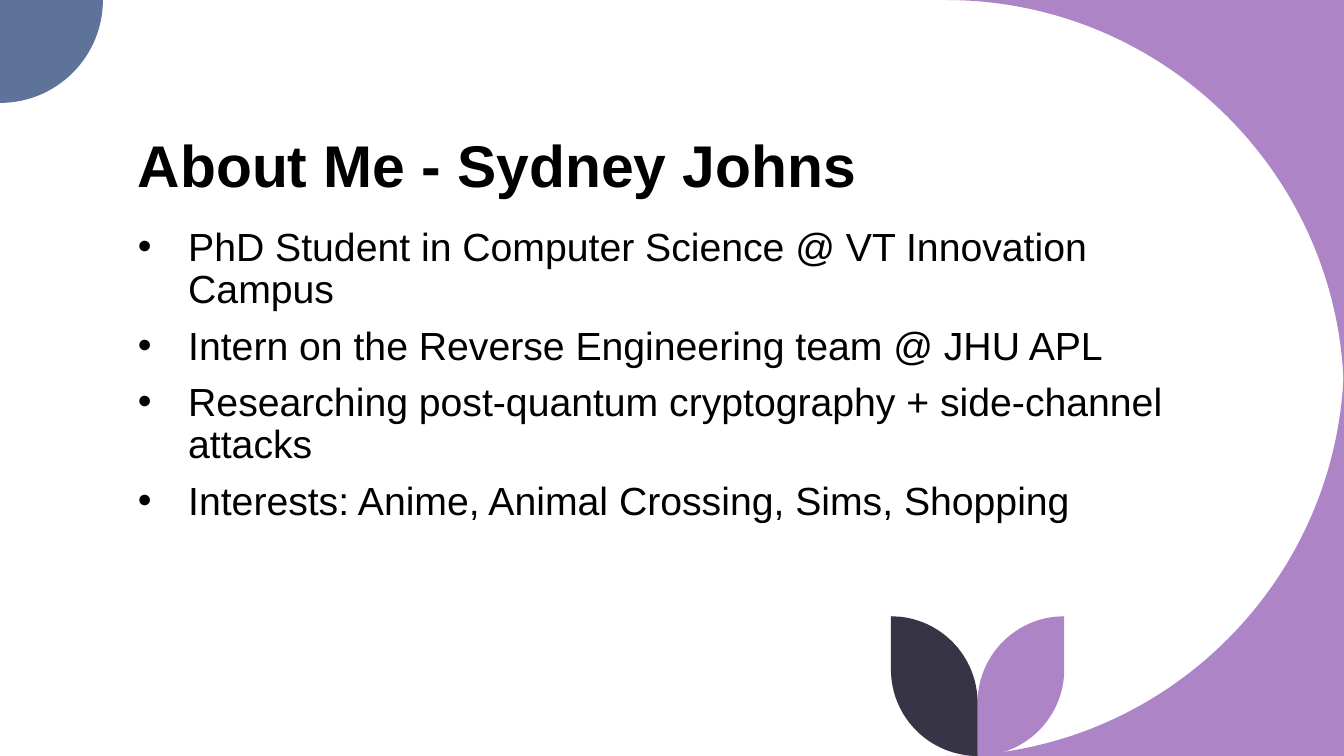
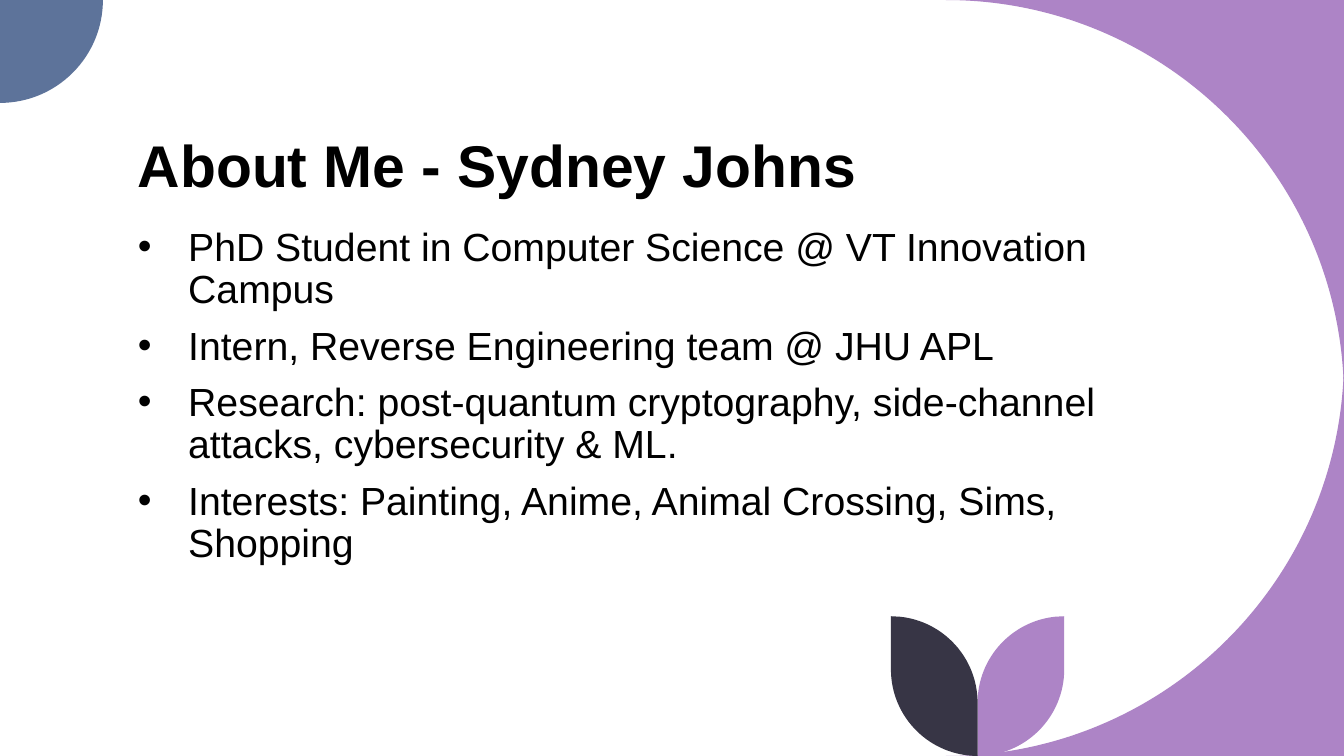
Before and after one commit to syd-kiwi/re-arduino-uno, a slide deck: slide 2 of Presentation/RE for the Rest of Us.pptx. Drawn at 1344x756 pixels with LibreOffice and Linux fonts; fonts in the diff are those of the drawing. Boxes give left, top, right and bottom in pixels: in the first picture for what was removed or moved away, otherwise in the second. Text is boxed around its words. In the diff, an @@ line names an element or a change of style, - is before the commit and + after.

```diff
--- a/Presentation/RE for the Rest of Us.pptx
+++ b/Presentation/RE for the Rest of Us.pptx
@@ text at <box>188,331,1095,565</box>: text changed @@
-• Intern on the Reverse Engineering team @ JHU APL
-• Researching post-quantum cryptography + side-channel attacks
-• Interests: Anime, Animal Crossing, Sims, Shopping
+• Intern, Reverse Engineering team @ JHU APL
+• Research: post-quantum cryptography, side-channel attacks, cybersecurity & ML.
+• Interests: Painting, Anime, Animal Crossing, Sims, Shopping
```
Also in this commit, not shown: 15 other slides changed, 1 slide added, 1 slide removed.
